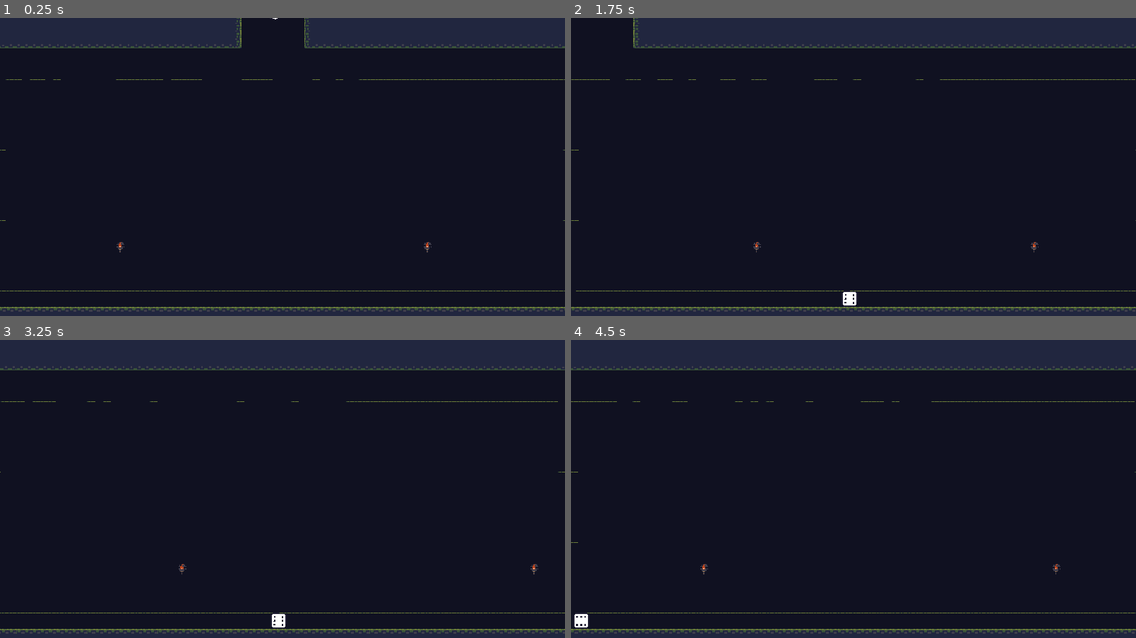
Above: before the commit, frames 1-4 (two rows, left to right).
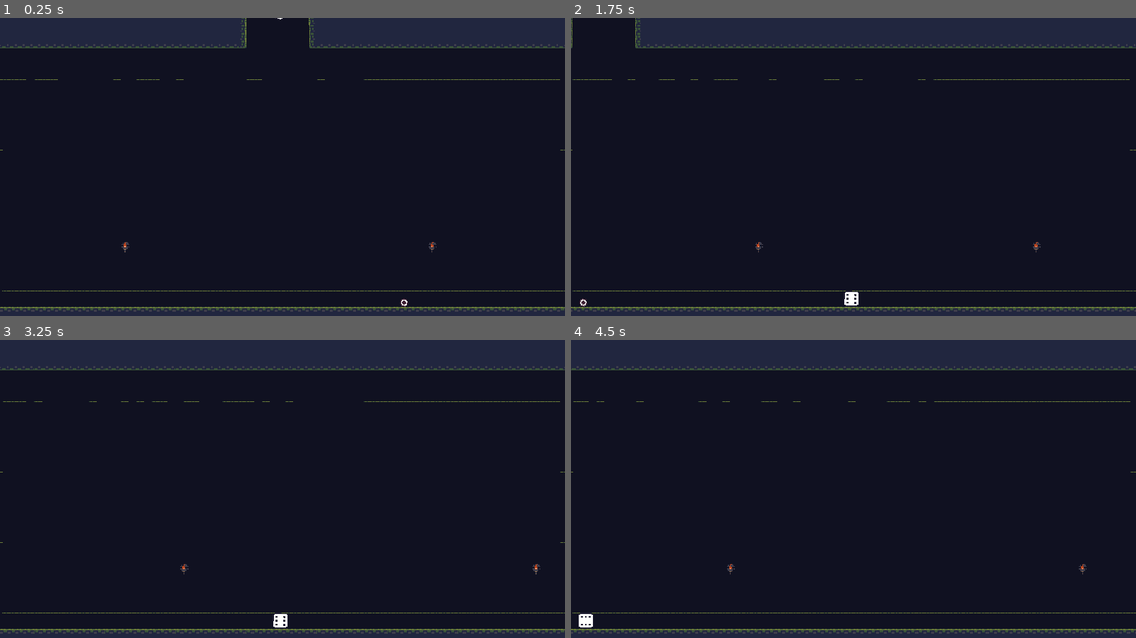
Above: after the commit, the same moments.

Repository: kuma-gee/dice-platformer
Game: Godot game, scene res://scenes/Game.tscn
The game is run twice, just before and just after one commit, with the same random seed, the same clock (stepped at 60 frames per second) and the same inputs.
Inputs (mouse positions are in pixels of both pictures, inside the frame that each line leads up to):
- Up to frame 1 (0.25 s): no input
- Up to frame 2 (1.75 s): tap Enter at 0.5 s; move the mouse to (977, 161) at 0.52 s; hold D (move_right) 0.53-1.25 s; tap Alt at 0.6 s; click (977, 161) at 0.67 s; tap Space (jump) at 0.77 s; drag from (740, 193) to (825, 238) at 1.27 s
- Up to frame 3 (3.25 s): move the mouse to (339, 429) at 2.02 s; hold D (move_right) 2.03-2.75 s; tap Shift at 2.1 s; drag from (254, 560) to (113, 450) at 2.77 s
- Up to frame 4 (4.5 s): move the mouse to (1023, 545) at 3.52 s; hold A (move_left) 3.53-4.25 s; tap Ctrl at 3.6 s; tap Space (jump) at 3.77 s; drag from (684, 450) to (768, 420) at 4.27 s

The runs differ from the first frame. In frame 1, 2.1% of the frame differs, in the area x 0-100%, y 0-99%; in frame 2, 1.8%; in frame 3, 1.7%; in frame 4, 2.0%.

Commit message:
add simple enemy + destroy on leave

Diff:
--- a/project.godot
+++ b/project.godot
@@ -230,6 +230,8 @@
 2d_physics/layer_3="enemy"
 2d_physics/layer_4="player_hurtbox"
 2d_physics/layer_5="enemy_hurtbox"
+2d_physics/layer_6="player_boundary"
+2d_physics/layer_10="destroyable"
 
 [rendering]
 
--- a/scenes/Game.tscn
+++ b/scenes/Game.tscn
@@ -8,6 +8,8 @@
 [ext_resource path="res://scenes/PlayerCamera.gd" type="Script" id=6]
 [ext_resource path="res://scenes/map/light.png" type="Texture" id=7]
 [ext_resource path="res://scenes/actions/Lighting.gd" type="Script" id=8]
+[ext_resource path="res://scenes/enemies/Chip.tscn" type="PackedScene" id=9]
+[ext_resource path="res://shared/misc/DestroyOnLeave.gd" type="Script" id=10]
 
 [sub_resource type="Environment" id=5]
 background_mode = 4
@@ -22,6 +24,9 @@
 
 [sub_resource type="RectangleShape2D" id=4]
 extents = Vector2( 19, 282 )
+
+[sub_resource type="RectangleShape2D" id=6]
+extents = Vector2( 334, 186 )
 
 [node name="Game" type="Node2D"]
 script = ExtResource( 1 )
@@ -40,11 +45,13 @@
 current = true
 zoom = Vector2( 0.3, 0.3 )
 script = ExtResource( 6 )
-speed = 40
+speed = 20
 player_path = NodePath("../Dice")
 
 [node name="StaticBody2D" type="StaticBody2D" parent="Camera2D"]
 position = Vector2( -299, 0 )
+collision_layer = 32
+collision_mask = 0
 
 [node name="CollisionShape2D" type="CollisionShape2D" parent="Camera2D/StaticBody2D"]
 position = Vector2( -5, 0 )
@@ -53,6 +60,14 @@
 [node name="GlobalLight" type="Light2D" parent="Camera2D"]
 scale = Vector2( 39.75, 22.75 )
 texture = ExtResource( 5 )
+
+[node name="DestroyOnLeave" type="Area2D" parent="Camera2D"]
+collision_layer = 0
+collision_mask = 516
+script = ExtResource( 10 )
+
+[node name="CollisionShape2D" type="CollisionShape2D" parent="Camera2D/DestroyOnLeave"]
+shape = SubResource( 6 )
 
 [node name="Dice" parent="." instance=ExtResource( 2 )]
 position = Vector2( 0, -237 )
@@ -65,6 +80,7 @@
 
 [node name="CameraSpeed" type="Node" parent="LowAction"]
 script = ExtResource( 4 )
+min_speed = 20
 camera_path = NodePath("../../Camera2D")
 
 [node name="HighAction" type="Node" parent="."]
@@ -75,6 +91,9 @@
 global_light_path = NodePath("../../Camera2D/GlobalLight")
 player_light_path = NodePath("../../Dice/PlayerLight")
 
+[node name="Chip" parent="." instance=ExtResource( 9 )]
+position = Vector2( 154, 120 )
+
 [connection signal="generated" from="Cave" to="." method="_on_Cave_generated"]
 [connection signal="screen_entered" from="Cave/GenerateNotifier" to="." method="_on_GenerateNotifier_screen_entered"]
 [connection signal="rolled" from="Dice" to="." method="_on_Dice_rolled"]
--- a/scenes/dice/Dice.gd
+++ b/scenes/dice/Dice.gd
@@ -1,6 +1,7 @@
 extends KinematicBody2D
 
 signal rolled(num)
+signal died()
 
 export var speed := 300
 export var acceleration := 200
@@ -81,3 +82,8 @@
 		if velocity.y < -jump_soft_cap:
 			logger.debug("Soft capping jump at %s" % velocity.y)
 			velocity.y = -jump_soft_cap
+
+
+func _on_HurtBox_hit():
+	logger.info("Player died")
+	emit_signal("died")
--- a/scenes/dice/Dice.tscn
+++ b/scenes/dice/Dice.tscn
@@ -1,9 +1,10 @@
-[gd_scene load_steps=7 format=2]
+[gd_scene load_steps=9 format=2]
 
 [ext_resource path="res://shared/input/PlayerInput.gd" type="Script" id=1]
 [ext_resource path="res://scenes/dice/dices.png" type="Texture" id=2]
 [ext_resource path="res://scenes/dice/Dice.gd" type="Script" id=3]
 [ext_resource path="res://scenes/map/shader_lit.gdshader" type="Shader" id=4]
+[ext_resource path="res://shared/combat/HurtBox.gd" type="Script" id=5]
 
 [sub_resource type="RectangleShape2D" id=1]
 extents = Vector2( 8, 8 )
@@ -11,7 +12,12 @@
 [sub_resource type="ShaderMaterial" id=2]
 shader = ExtResource( 4 )
 
+[sub_resource type="RectangleShape2D" id=3]
+extents = Vector2( 9, 9 )
+
 [node name="Dice" type="KinematicBody2D"]
+collision_layer = 2
+collision_mask = 33
 script = ExtResource( 3 )
 speed = 400
 acceleration = 1000
@@ -32,5 +38,14 @@
 texture = ExtResource( 2 )
 hframes = 7
 
+[node name="HurtBox" type="Area2D" parent="."]
+collision_layer = 8
+collision_mask = 0
+script = ExtResource( 5 )
+
+[node name="CollisionShape2D" type="CollisionShape2D" parent="HurtBox"]
+shape = SubResource( 3 )
+
 [connection signal="just_pressed" from="PlayerInput" to="." method="_on_PlayerInput_just_pressed"]
 [connection signal="just_released" from="PlayerInput" to="." method="_on_PlayerInput_just_released"]
+[connection signal="hit" from="HurtBox" to="." method="_on_HurtBox_hit"]
--- /dev/null
+++ b/scenes/enemies/Chip.gd
@@ -0,0 +1,13 @@
+extends KinematicBody2D
+
+export var speed := 100
+export var rotation_speed := 100
+
+var dir = Vector2.LEFT
+
+func _physics_process(delta):
+	rotation_degrees -= rotation_speed * delta
+
+	var velocity = dir * speed
+	velocity += Vector2.DOWN * 100
+	move_and_slide(velocity)
--- /dev/null
+++ b/scenes/enemies/Chip.tscn
@@ -0,0 +1,31 @@
+[gd_scene load_steps=6 format=2]
+
+[ext_resource path="res://scenes/enemies/chip.png" type="Texture" id=1]
+[ext_resource path="res://scenes/enemies/Chip.gd" type="Script" id=2]
+[ext_resource path="res://shared/combat/HitBox.gd" type="Script" id=3]
+
+[sub_resource type="CircleShape2D" id=1]
+radius = 4.0
+
+[sub_resource type="CircleShape2D" id=2]
+radius = 5.0
+
+[node name="Chip" type="KinematicBody2D"]
+collision_layer = 4
+script = ExtResource( 2 )
+rotation_speed = 300
+
+[node name="Sprite" type="Sprite" parent="."]
+modulate = Color( 0.929412, 0.501961, 0.501961, 1 )
+texture = ExtResource( 1 )
+
+[node name="CollisionShape2D" type="CollisionShape2D" parent="."]
+shape = SubResource( 1 )
+
+[node name="HitBox" type="Area2D" parent="."]
+collision_layer = 0
+collision_mask = 8
+script = ExtResource( 3 )
+
+[node name="CollisionShape2D" type="CollisionShape2D" parent="HitBox"]
+shape = SubResource( 2 )
--- a/scenes/map/Torch.tscn
+++ b/scenes/map/Torch.tscn
@@ -8,7 +8,11 @@
 [sub_resource type="ShaderMaterial" id=1]
 shader = ExtResource( 3 )
 
-[node name="Torch" type="Node2D"]
+[sub_resource type="CircleShape2D" id=2]
+
+[node name="Torch" type="Area2D"]
+collision_layer = 512
+collision_mask = 0
 script = ExtResource( 4 )
 
 [node name="Sprite" type="Sprite" parent="."]
@@ -21,3 +25,6 @@
 texture = ExtResource( 2 )
 texture_scale = 10.0
 color = Color( 0.988235, 0.647059, 0.372549, 1 )
+
+[node name="CollisionShape2D" type="CollisionShape2D" parent="."]
+shape = SubResource( 2 )
--- a/shared/combat/HitBox.gd
+++ b/shared/combat/HitBox.gd
@@ -3,7 +3,6 @@
 class_name HitBox
 
 export var damage = 1
-export var free_on_hit = true
 
 func _ready():
 	connect("area_entered", self, "_on_HitBox_area_entered")
@@ -11,4 +10,3 @@
 func _on_HitBox_area_entered(area):
 	if area is HurtBox:
 		area.damage(damage)
-		queue_free()
--- a/shared/combat/HurtBox.gd
+++ b/shared/combat/HurtBox.gd
@@ -4,22 +4,7 @@
 
 signal hit
 signal damaged(dmg)
-signal invincibility_timeout
-
-export var invincibility = true
-
-onready var invincibility_timer := $InvincibilityTimer
-onready var collision := $CollisionShape2D
-
 
 func damage(dmg: int):
 	emit_signal("damaged", dmg)
 	emit_signal("hit")
-	if invincibility:
-		collision.set_deferred("disabled", true)
-		invincibility_timer.start()
-
-
-func _on_InvincibilityTimer_timeout():
-	collision.disabled = false
-	emit_signal("invincibility_timeout")
--- a/shared/combat/HurtBox.tscn
+++ /dev/null
@@ -1,15 +0,0 @@
-[gd_scene load_steps=3 format=2]
-
-[ext_resource path="res://shared/combat/HurtBox.gd" type="Script" id=1]
-
-[sub_resource type="RectangleShape2D" id=1]
-
-[node name="HurtBox" type="Area2D"]
-script = ExtResource( 1 )
-
-[node name="InvincibilityTimer" type="Timer" parent="."]
-one_shot = true
-
-[node name="CollisionShape2D" type="CollisionShape2D" parent="."]
-shape = SubResource( 1 )
-[connection signal="timeout" from="InvincibilityTimer" to="." method="_on_InvincibilityTimer_timeout"]
--- /dev/null
+++ b/shared/misc/DestroyOnLeave.gd
@@ -0,0 +1,8 @@
+extends Area2D
+
+func _ready():
+	connect("body_exited", self, "_on_body_existed")
+
+
+func _on_body_existed(body: Node2D):
+	body.queue_free()
Not shown: 1 places in scenes/Game.tscn that only renumber resources
Binary file added: scenes/enemies/chip.png
Not shown: 1 places in scenes/map/Torch.tscn that only renumber resources
